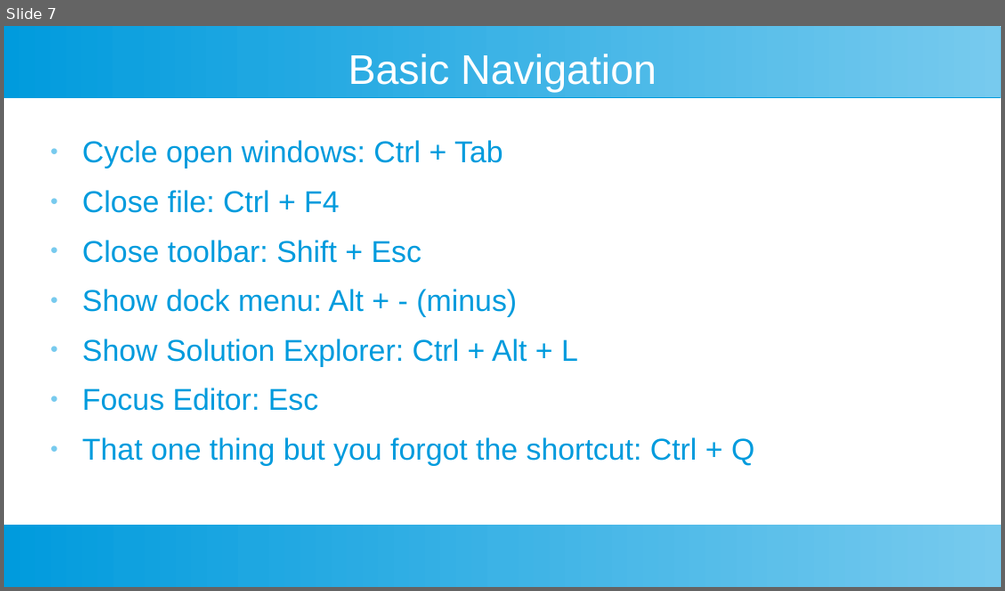
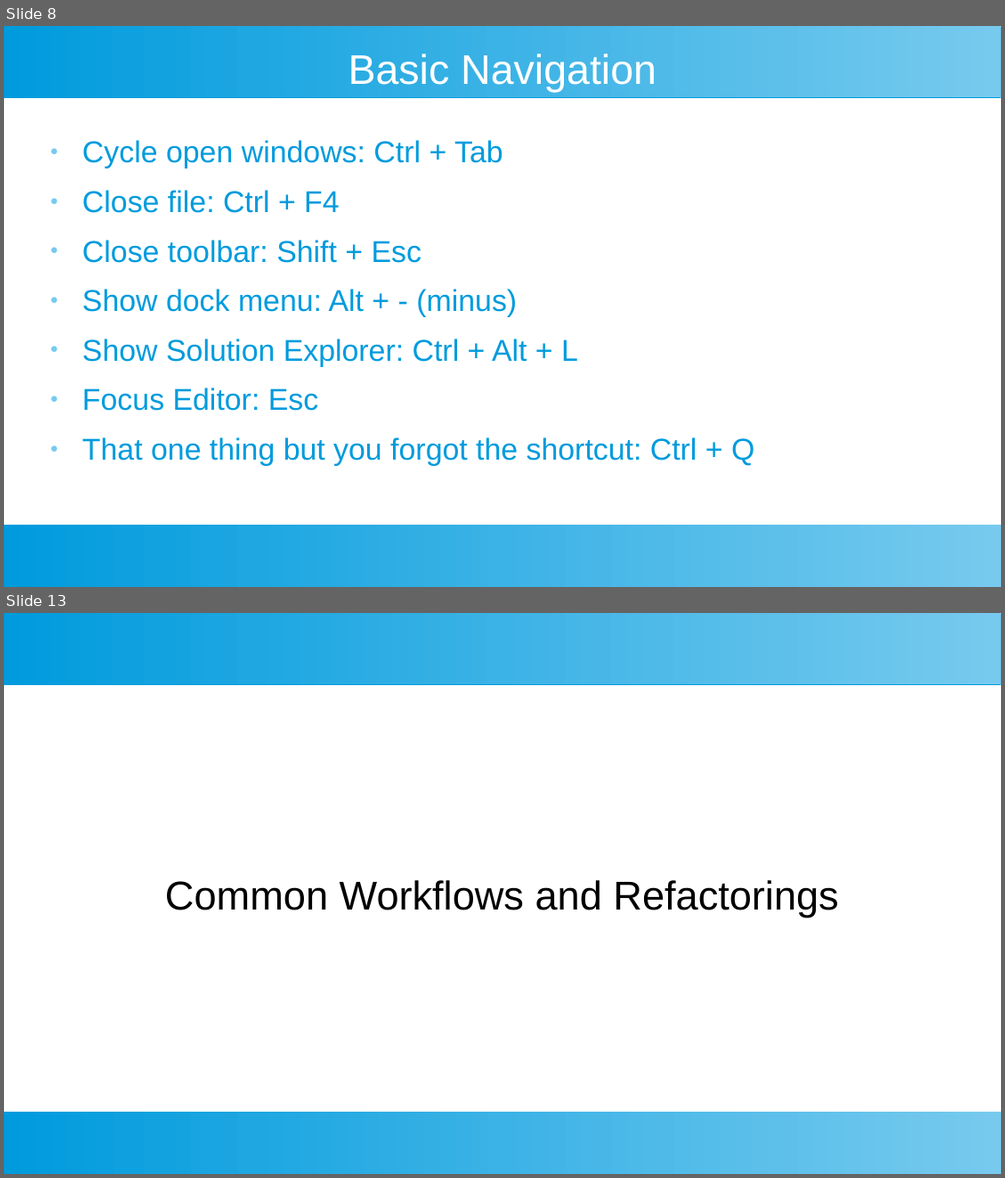
Before and after one commit to SmithE65/Productivity, a slide deck: Productivity.odp. Shown one above the other, each under a label of ours: slide 7 before the commit, slides 8 and 13 after it; the slides between them are not shown. The pictures are 1005x591 and 1005x1178 pixels, drawn with LibreOffice and Linux fonts; fonts in the diff are those of the drawing. Boxes give left, top, right and bottom in pixels: in the first picture for what was removed or moved away, otherwise in the second. Text is boxed around its words. In the diff, an @@ line names an element or a change of style, - is before the commit and + after.

```diff
--- a/Productivity.odp
+++ b/Productivity.odp
@@ slide 13 added at [4,613,1001,1174], background #FFFFFF; not listed: 2 template elements that a slide beside it also shows @@
@@ subtitle added at [165,880,838,916], 32 pt, text #000000 @@
+Common Workflows and Refactorings
@@ what was slide 7 is now slide 8 @@
```
Also in this commit, not shown: 6 slides changed, 16 other slides added, 2 slides removed.
